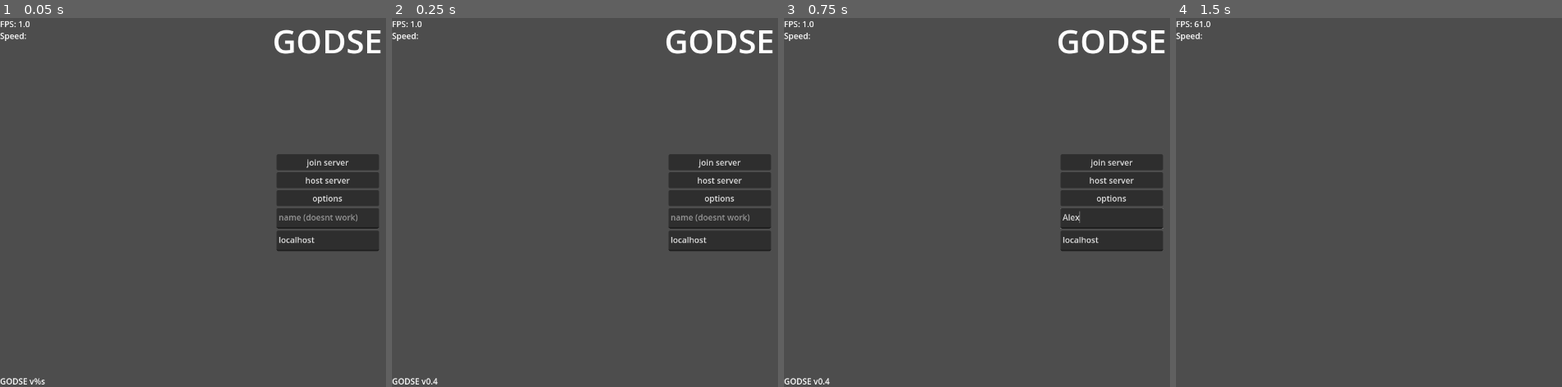
Above: before the commit, frames 1-4 (left to right).
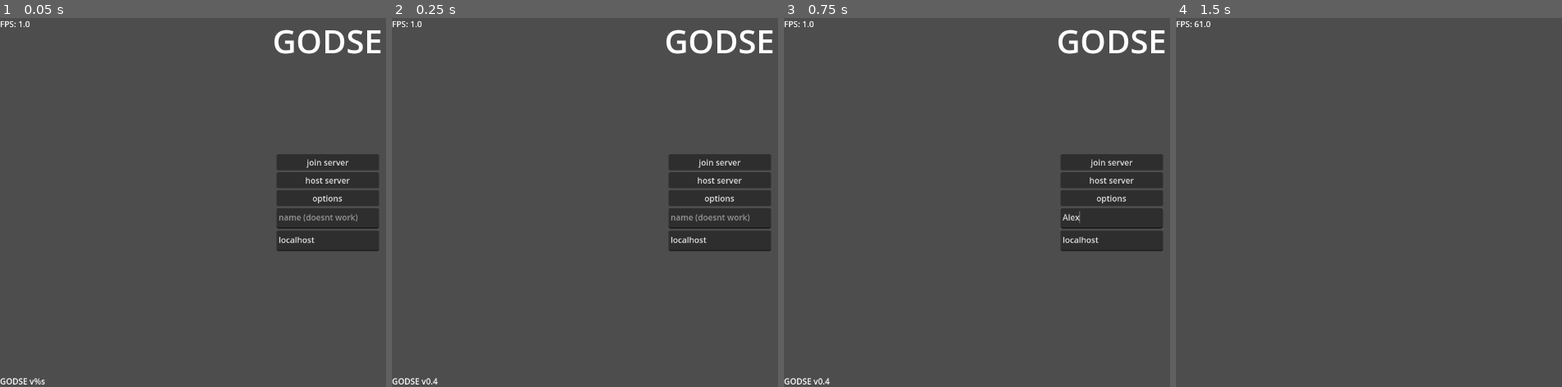
Above: after the commit, the same moments.

Repository: remidu64/GODSE
Game: Godot game, scene res://scenes/State-MainMenuState.tscn
Two runs of this game, one before a commit and one after it. Both use one fixed random seed, a clock stepped at 60 frames per second and the inputs below.
Inputs (mouse positions are in pixels of both pictures, inside the frame that each line leads up to):
- Up to frame 1 (0.05 s): no input
- Up to frame 2 (0.25 s): no input
- Up to frame 3 (0.75 s): click (1112, 217) at 0.52 s; type "Alex" at 0.6 s
- Up to frame 4 (1.5 s): click "join server" at 1.25 s

The runs differ from the first frame. In frame 1, less than 0.1% of the frame differs, in the area x 0-7%, y 4-7%; in frame 2, less than 0.1%; in frame 3, less than 0.1%; in frame 4, less than 0.1%.

Commit message:
player velocity display

Diff:
--- a/autoload/Autoload-Global.gd
+++ b/autoload/Autoload-Global.gd
@@ -2,8 +2,23 @@
 
 signal play_state_loaded
 
+# player node, set in Entity-Player.gd
+var Player = null
+
 @onready var DebugLabel: Label = $DebugLabel
 @onready var DebugLabel2: Label = $DebugLabel2
 
+# built in functions
+
 func _process(delta):
 	DebugLabel.text = "FPS: %s" % Engine.get_frames_per_second()
+
+	get_player_stats()
+
+# custom functions
+
+func get_player_stats():
+	if Player == null:
+		return
+
+	DebugLabel.text += "\nPlayer Velocity: %s" % Player.velocity
--- a/autoload/Autoload-Global.tscn
+++ b/autoload/Autoload-Global.tscn
@@ -10,10 +10,3 @@
 offset_right = 40.0
 offset_bottom = 23.0
 text = "FPS:"
-
-[node name="DebugLabel2" type="Label" parent="."]
-z_index = 10
-offset_top = 23.0
-offset_right = 40.0
-offset_bottom = 46.0
-text = "Speed:"
--- a/scripts/entities/Entity-Player.gd
+++ b/scripts/entities/Entity-Player.gd
@@ -31,6 +31,17 @@
 	Input.set_mouse_mode(Input.MOUSE_MODE_CAPTURED)
 	Options.changed.connect(reload_options)
 	camera.current = true
+
+	# set the player variable in Global (Autoload-Global.gd)
+	Global.Player = self
+
+func _exit_tree() -> void:
+	if not is_multiplayer_authority():
+		return
+
+	# reset the player variable in Global (Autoload-Global.gd) once the player leaves the game
+	# (yeah its useless rn)
+	Global.Player = null
 
 func _unhandled_input(event: InputEvent) -> void:
 	if not is_multiplayer_authority():
